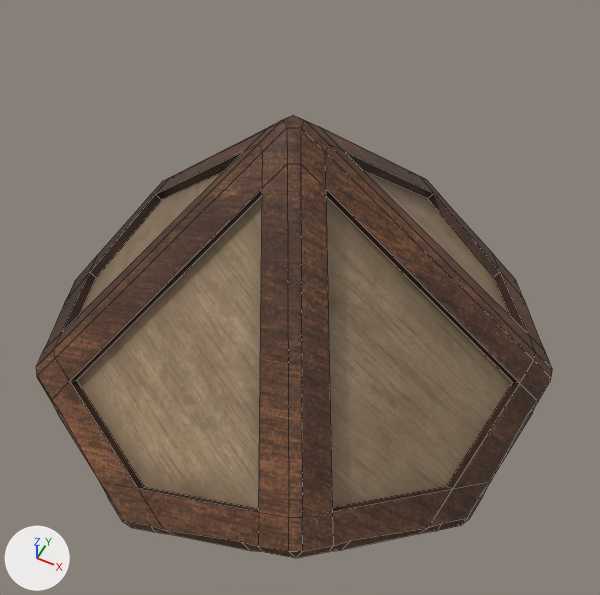
Before and after pictures for a commit that changed the FBX model GMTK2022/Assets/_Project/Models/d10.fbx.
One viewpoint serves both versions: a 50 mm lens placed at (0.82, -1.61, 2.18), pointed at (-0.02, 0.07, 0.07). Arrows for +X, +Y and +Z are at lower left; the lights stay in place. Mesh edges are drawn as thin lines.

Names of what the first picture shows: 'd10'.
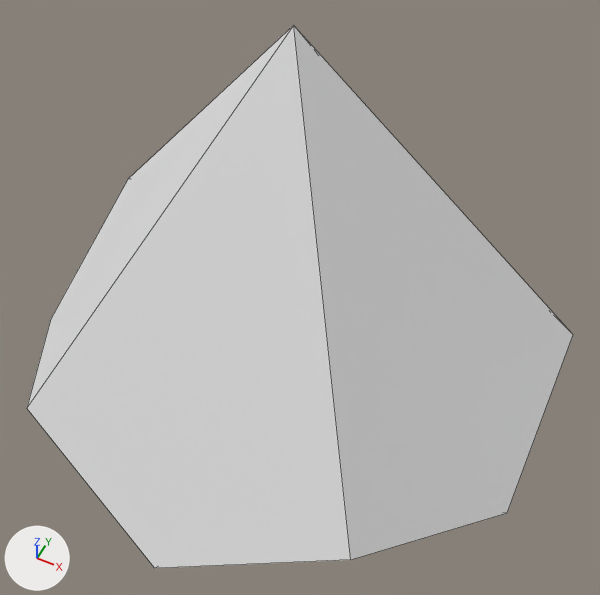
Location of each change, [x1, y1, x2, y2] in pixels of the pictures (600 x 595 px):
'd10', reshaped, turned: before [36, 115, 552, 558]; after [27, 25, 573, 568]

The change in detail:
me_mesh_005 is used by ob_d10; location (0.0, 0.0, 0.0); rotation (2.056, 0.279, -0.0146), in degrees (118, 16, -0.8).
me_mesh_005 had 240 vertices, 222 faces and spanned x -0.79..0.79, y -0.73..0.73, z -0.79..0.79.
me_mesh_005 no longer uses material mat_d10 (picture img_d10_base_color_png).
me_mesh_005 now has 16 vertices, 11 faces and spans x -0.85..0.85, y -0.89..0.89, z -1.12..1.12.
me_mesh_005 part 1: the whole mesh is rebuilt.
Object 'd10' (ob_d10) turns from (118, 16, -0.8) to (0, 0, 0) degrees about x, y and z.
